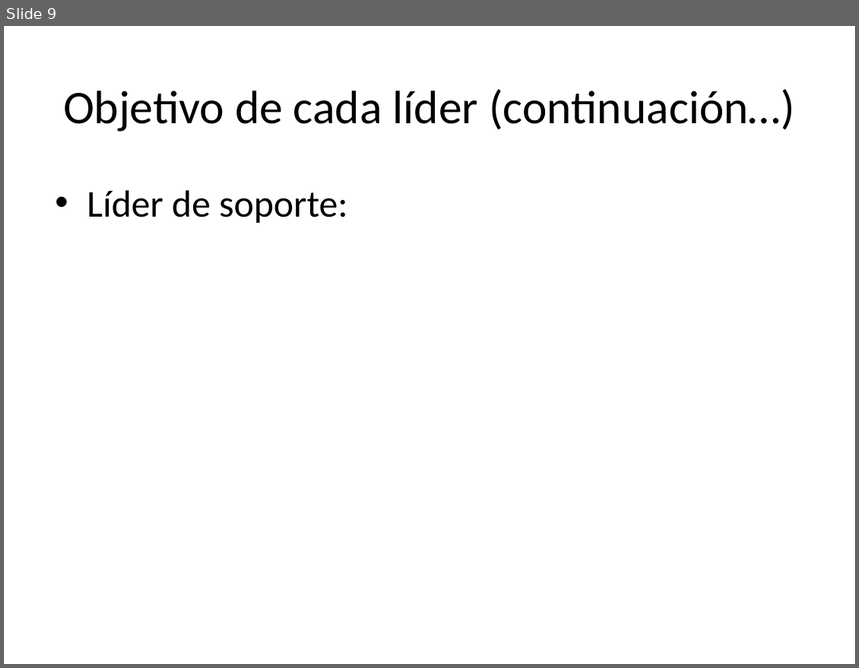
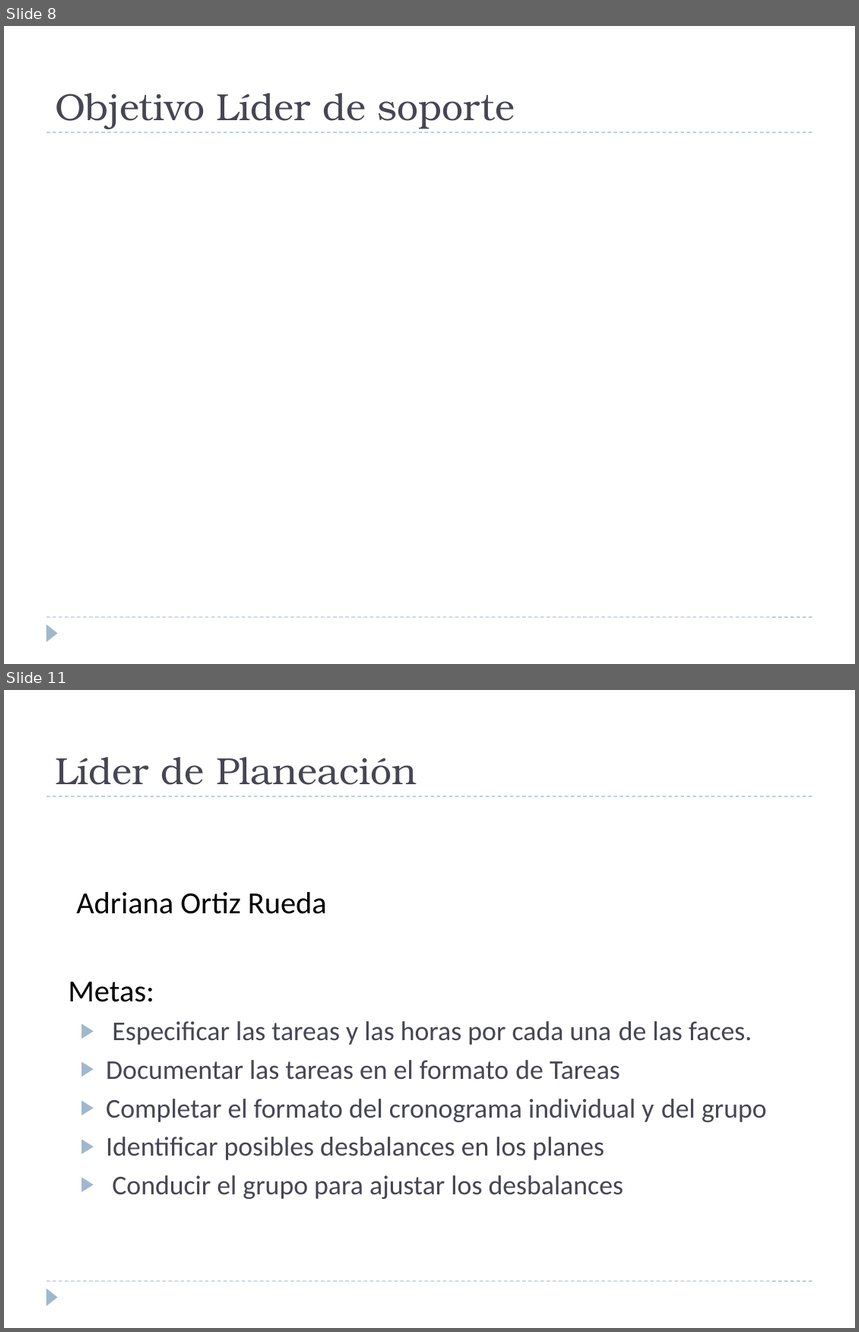
Before and after one commit to heberjp/proyecto-tsp-sistema-comidas-rapidas, a slide deck: 1 - Planeacion/2 - Estrategia/Vison General TCP.pptx. Shown one above the other, each under a label of ours: slide 9 before the commit, slides 8 and 11 after it; the slides between them are not shown. The pictures are 859x668 and 859x1332 pixels, drawn with LibreOffice and Linux fonts; fonts in the diff are those of the drawing. Boxes give left, top, right and bottom in pixels: in the first picture for what was removed or moved away, otherwise in the second. Text is boxed around its words. In the diff, an @@ line names an element or a change of style, - is before the commit and + after.

Commit message:
adriana_lanzamiento

```diff
--- a/1 - Planeacion/2 - Estrategia/Vison General TCP.pptx
+++ b/1 - Planeacion/2 - Estrategia/Vison General TCP.pptx
@@ slide 11 added at [4,690,855,1328], background #FFFFFF; not listed: 3 template elements that a slide beside it also shows @@
@@ title added at [55,757,417,785], 32 pt, text #464653 @@
+Líder de Planeación
@@ text added at [68,892,767,1199], 23 pt, text #464653 @@
+Adriana Ortiz Rueda
+Metas:
+  ▶ Especificar las tareas y las horas por cada una de las faces.
+  ▶ Documentar las tareas en el formato de Tareas
+  ▶ Completar el formato del cronograma individual y del grupo
+  ▶ Identificar posibles desbalances en los planes
+  ▶ Conducir el grupo para ajustar los desbalances
@@ what was slide 9 is now slide 8 @@
@@ slide 8 changed as well @@
@@ title "Objetivo Líder de soporte" at [55,93,515,129]: vertical alignment middle to bottom @@
@@ title at [55,93,515,129]: text changed; size 39.6 to 32 pt; font Calibri to TeX Gyre Bonum; text colour #000000 to #464653 @@
-Objetivo de cada líder (continuación…)
+Objetivo Líder de soporte
@@ line added from (47, 132) to (813, 132), #9FB8CD 0.75 pt dashed @@
@@ text removed at [87,190,348,223] @@
-• Líder de soporte:
@@ line added from (47, 617) to (813, 617), #9FB8CD 0.75 pt dashed @@
@@ triangle added at [47,624,58,642], fill #9FB8CD @@
```
Also in this commit, not shown: 10 other slides changed, 8 other slides added, 7 slides removed.
